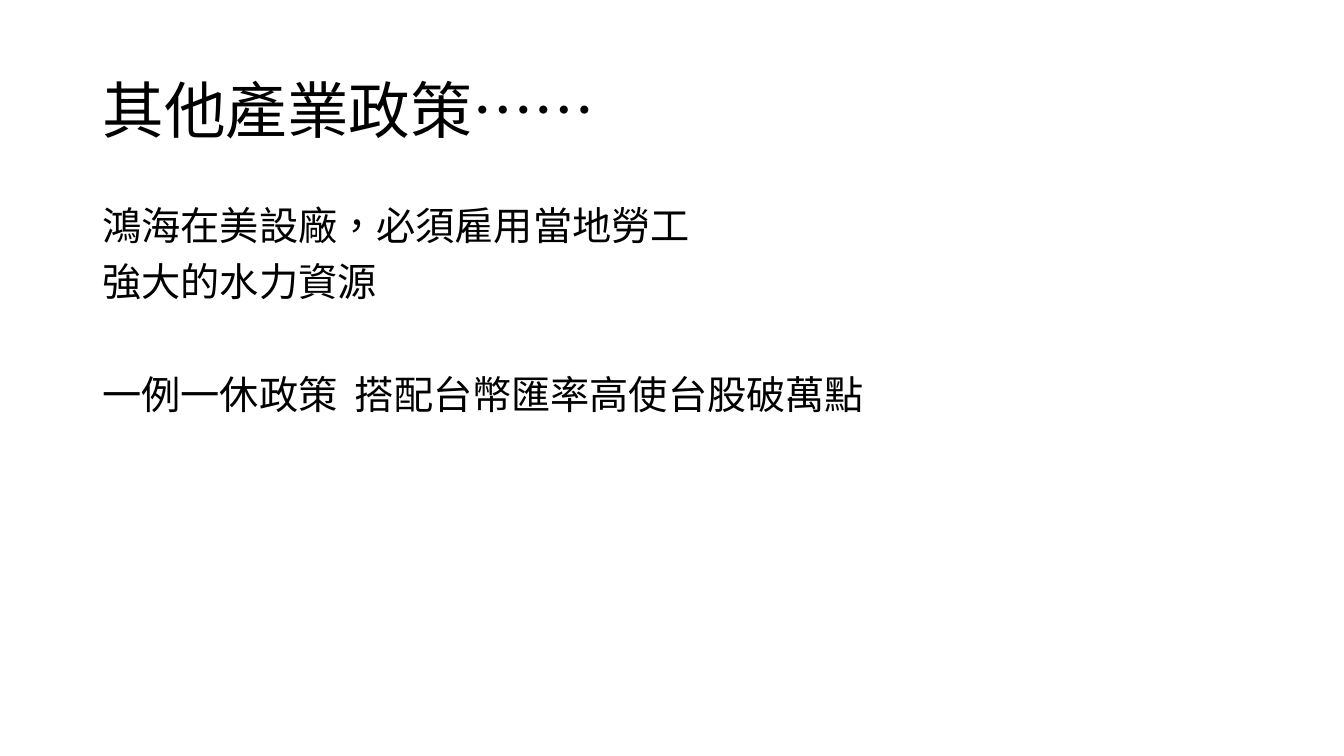
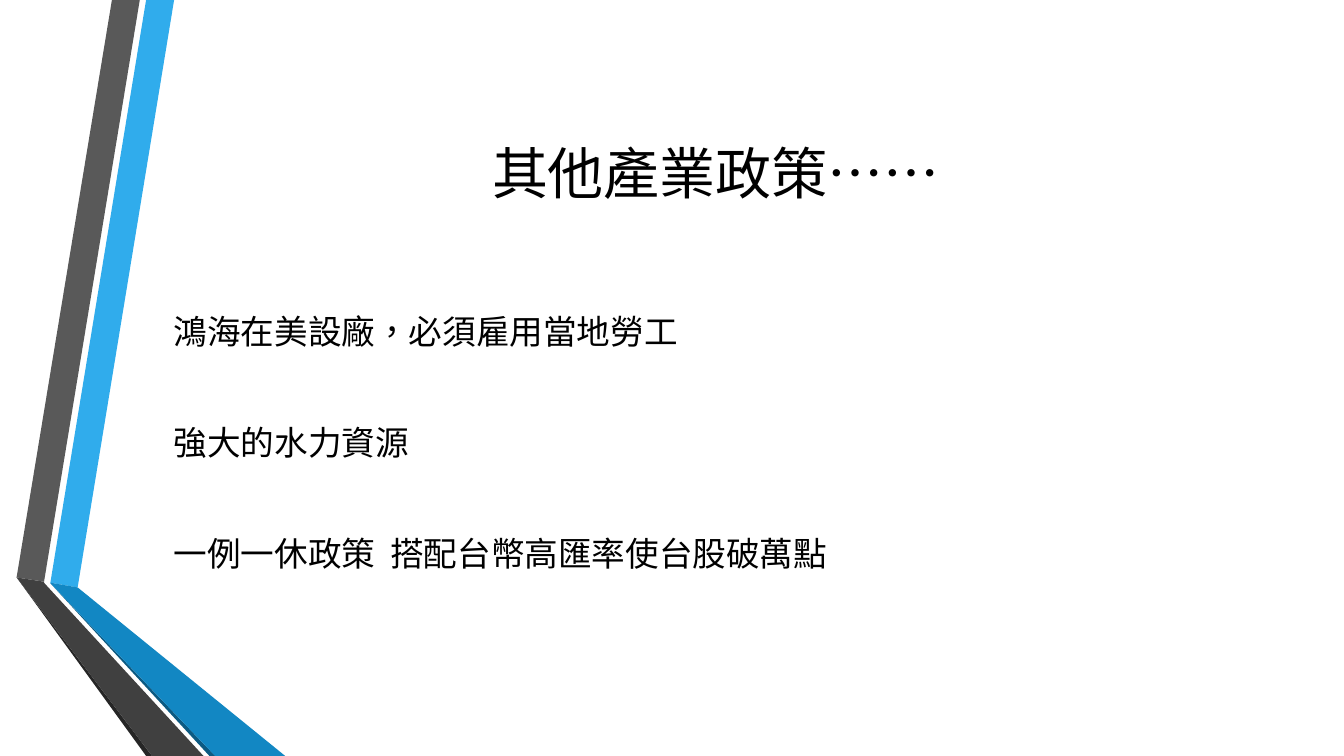
Before and after one commit to Jameswilson7788/school, a slide deck: slide 5 of 政府產業政策簡報.pptx. Drawn at 1344x756 pixels with LibreOffice and Linux fonts; fonts in the diff are those of the drawing; background and template pictures are left out. Boxes give left, top, right and bottom in pixels: in the first picture for what was removed or moved away, otherwise in the second. Text is boxed around its words. In the diff, an @@ line names an element or a change of style, - is before the commit and + after.

```diff
--- a/政府產業政策簡報.pptx
+++ b/政府產業政策簡報.pptx
@@ title "其他產業政策……": place and size @@
-title "其他產業政策……" at [102, 81, 595, 139]
+title "其他產業政策……" at [492, 146, 940, 199]
@@ title "其他產業政策……" at [492, 146, 940, 199]: size 44 to 40 pt; alignment left to centre; line spacing 0.9 to 1 @@
@@ text "鴻海在美設廠，必須雇用當地勞工": place and size @@
-text "鴻海在美設廠，必須雇用當地勞工" at [102, 206, 864, 413]
+text "鴻海在美設廠，必須雇用當地勞工" at [174, 315, 827, 569]
@@ text "鴻海在美設廠，必須雇用當地勞工" at [174, 315, 827, 569]: vertical alignment top to middle @@
@@ text at [174, 315, 678, 458]: size 28 to 24 pt in "鴻海在美設廠，必須雇用當地勞工", "強大的水力資源"; line spacing 0.9 to 1 @@
@@ text at [174, 537, 827, 569]: text changed; size 28 to 24 pt @@
-一例一休政策 搭配台幣匯率高使台股破萬點
+一例一休政策 搭配台幣高匯率使台股破萬點
@@ group added at [16, 0, 285, 756]: 6 freeform shapes @@
```
Also in this commit, not shown: 13 other slides changed, 7 slides added, 4 slides removed.
